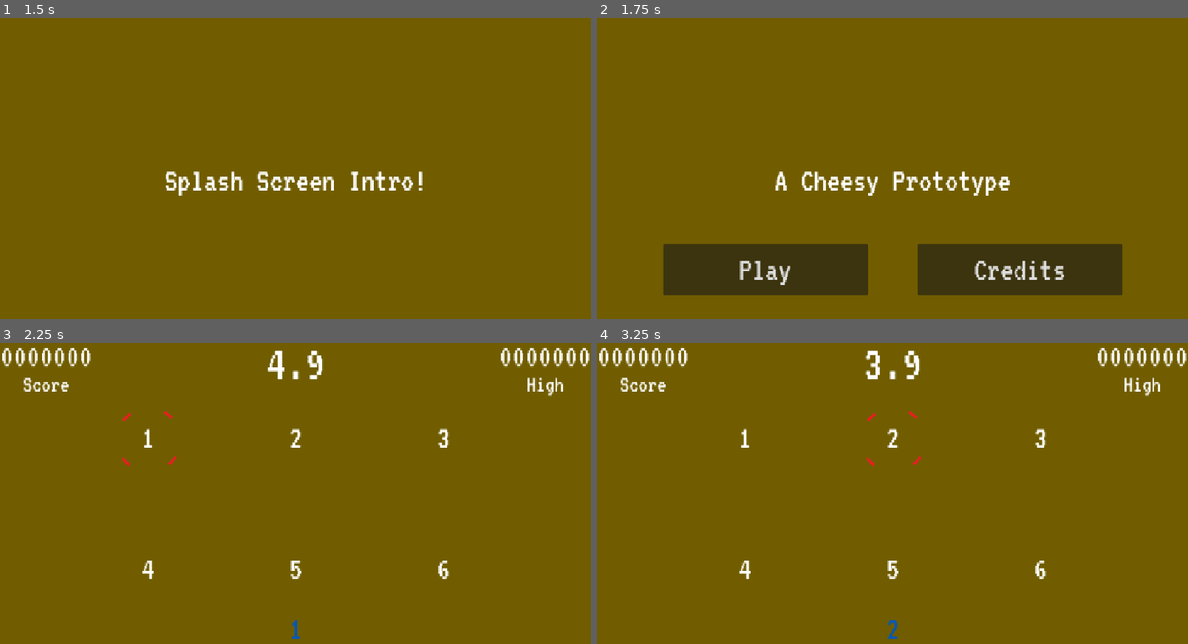
Above: before the commit, frames 1-4 (two rows, left to right).
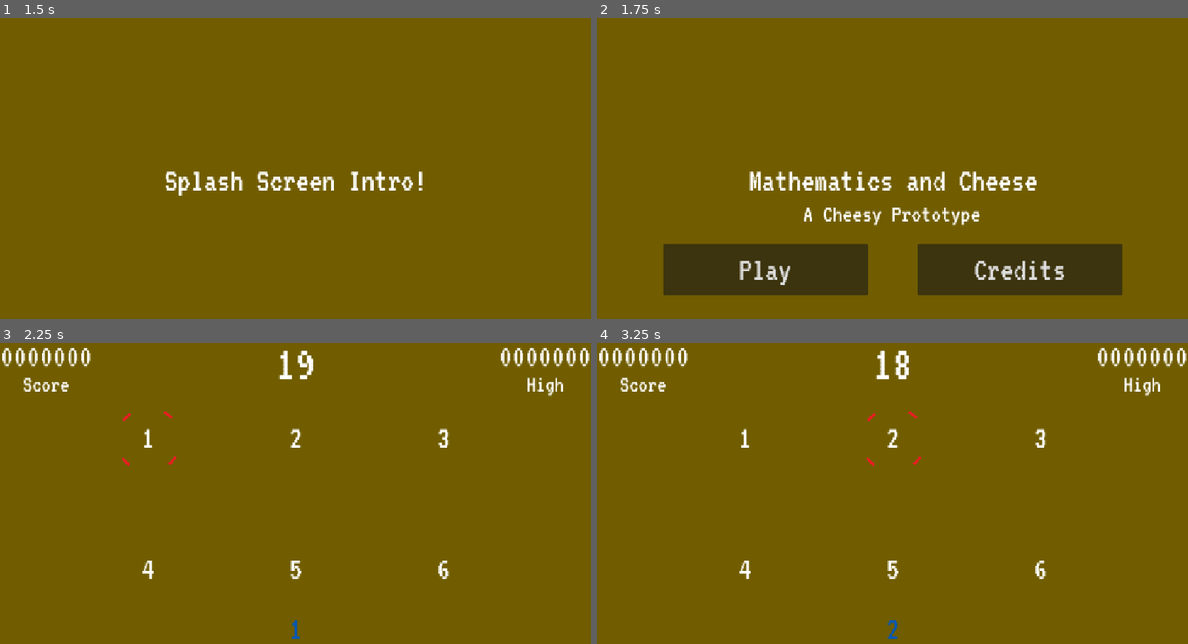
Above: after the commit, the same moments.

Repository: sdepouw/mathematics-and-cheese
Game: Godot game, scene res://Scenes/Root/root.tscn
Two runs of this game, one before a commit and one after it. Both use one fixed random seed, a clock stepped at 60 frames per second and the inputs below.
Inputs (mouse positions are in pixels of both pictures, inside the frame that each line leads up to):
- Up to frame 1 (1.5 s): tap Enter at 0.5 s; move the mouse to (425, 162) at 0.52 s; hold D (move_right) 0.53-1.28 s; tap Space (fire) at 0.6, 1.25, 1.35 s; click (425, 162) at 0.67 s; move the mouse to (177, 195) at 1.27 s; hold S (move_down) from 1.28 s (still down); click (177, 195) at 1.42 s
- Up to frame 2 (1.75 s): keep holding S (move_down)
- Up to frame 3 (2.25 s): release S (move_down) at 2 s; click "Play" at 2 s
- Up to frame 4 (3.25 s): move the mouse to (951, 433) at 2.77 s; hold D (move_right) from 2.78 s (still down); tap Space (fire) at 2.85 s; click (951, 433) at 2.92 s

Frame 1 is identical in both runs. In frame 2, 2.2% of the frame differs, in the area x 25-75%, y 50-70%; in frame 3, 0.5%; in frame 4, 0.6%.

Commit message:
Project Game Name + Tweaks

Diff:
--- a/Game/Scenes/Game/game.tscn
+++ b/Game/Scenes/Game/game.tscn
@@ -13,7 +13,7 @@
 script = ExtResource("2_ciybh")
 
 [node name="GameTimer" type="Timer" parent="."]
-wait_time = 5.0
+wait_time = 20.0
 one_shot = true
 
 [node name="Target1" parent="." groups=["GamePieces"] instance=ExtResource("1_qikps")]
@@ -70,30 +70,29 @@
 texture = ExtResource("3_ciybh")
 
 [node name="GameOverLabel" type="Label" parent="." groups=["GameOverPieces"]]
-visible = false
 anchors_preset = 15
 anchor_right = 1.0
 anchor_bottom = 1.0
 grow_horizontal = 2
 grow_vertical = 2
-text = "Mathematics and Cheese!"
+text = "A Cheesy Delight!"
 horizontal_alignment = 1
 vertical_alignment = 1
 
 [node name="RestartButton" type="Button" parent="." groups=["GameOverPieces"]]
-visible = false
-offset_left = 212.0
+offset_left = 128.0
 offset_top = 448.0
-offset_right = 512.0
-offset_bottom = 521.0
+offset_right = 528.0
+offset_bottom = 548.0
+mouse_default_cursor_shape = 2
 text = "Play Again"
 
 [node name="MainMenuButton" type="Button" parent="." groups=["GameOverPieces"]]
-visible = false
-offset_left = 640.0
+offset_left = 624.0
 offset_top = 448.0
-offset_right = 940.0
-offset_bottom = 521.0
+offset_right = 1024.0
+offset_bottom = 548.0
+mouse_default_cursor_shape = 2
 text = "Main Menu"
 
 [connection signal="game_ended" from="GameEvents" to="." method="_on_game_ended"]
--- a/Game/Scenes/MainMenu/main_menu.gd
+++ b/Game/Scenes/MainMenu/main_menu.gd
@@ -1,5 +1,10 @@
 class_name MainMenu
 extends Node
+
+@onready var _gameTitleLabel: Label = $GameTitleLabel
+
+func _ready() -> void:
+  _gameTitleLabel.text = ProjectSettings.get_setting("application/config/name")
 
 func _on_play_button_pressed() -> void:
   EventBus.load_game.emit()
--- a/Game/Scenes/MainMenu/main_menu.tscn
+++ b/Game/Scenes/MainMenu/main_menu.tscn
@@ -5,12 +5,34 @@
 [node name="MainMenu" type="Node"]
 script = ExtResource("1_uqdog")
 
-[node name="Label" type="Label" parent="."]
-anchors_preset = 15
-anchor_right = 1.0
-anchor_bottom = 1.0
+[node name="GameTitleLabel" type="Label" parent="."]
+anchors_preset = 8
+anchor_left = 0.5
+anchor_top = 0.5
+anchor_right = 0.5
+anchor_bottom = 0.5
+offset_left = -294.5
+offset_top = -32.5
+offset_right = 294.5
+offset_bottom = 32.5
 grow_horizontal = 2
 grow_vertical = 2
+text = "Game Title"
+horizontal_alignment = 1
+
+[node name="SubheadingLabel" type="Label" parent="."]
+anchors_preset = 8
+anchor_left = 0.5
+anchor_top = 0.5
+anchor_right = 0.5
+anchor_bottom = 0.5
+offset_left = -232.0
+offset_top = 33.0
+offset_right = 229.0
+offset_bottom = 98.0
+grow_horizontal = 2
+grow_vertical = 2
+theme_override_font_sizes/font_size = 48
 text = "A Cheesy Prototype"
 horizontal_alignment = 1
 vertical_alignment = 1
--- a/Game/project.godot
+++ b/Game/project.godot
@@ -10,7 +10,7 @@
 
 [application]
 
-config/name="Cheese"
+config/name="Mathematics and Cheese"
 run/main_scene="uid://du0qdv00hfe3g"
 config/features=PackedStringArray("4.4", "Forward Plus")
 config/icon="uid://dq1gwfal68ugg"
